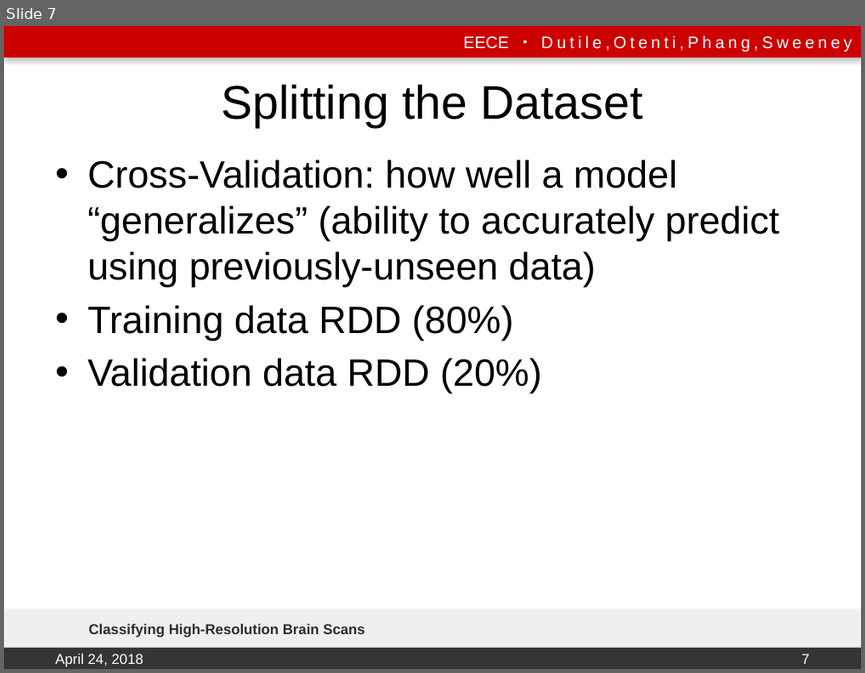
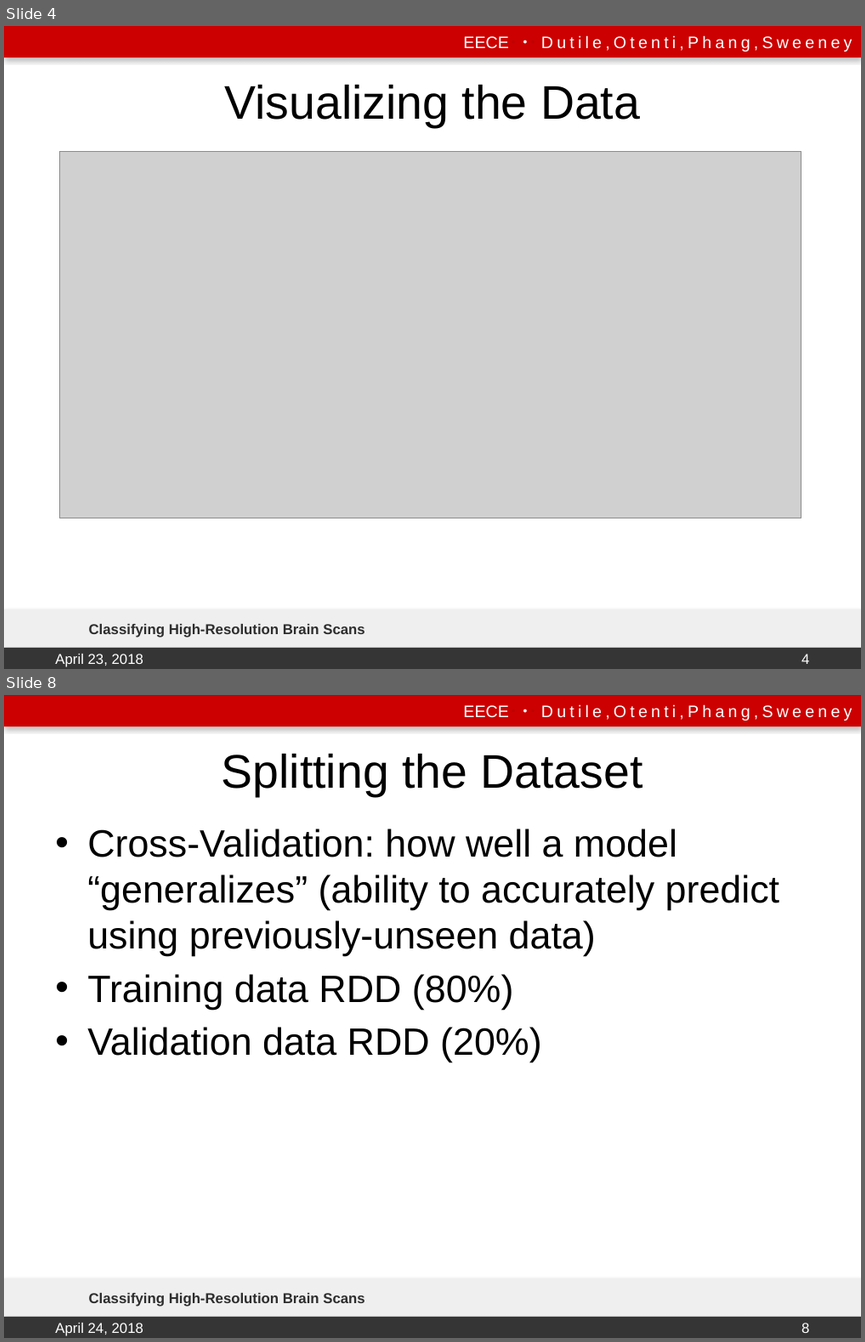
Before and after one commit to emily-jean/ml-brains, a slide deck: presentation/DutileOtentiPhangSweeney.pptx. Shown one above the other, each under a label of ours: slide 7 before the commit, slides 4 and 8 after it; the slides between them are not shown. The pictures are 865x673 and 865x1342 pixels, drawn with LibreOffice and Linux fonts; fonts in the diff are those of the drawing; grey boxes stand for pictures; background and template pictures are left out. Boxes give left, top, right and bottom in pixels: in the first picture for what was removed or moved away, otherwise in the second. Text is boxed around its words. In the diff, an @@ line names an element or a change of style, - is before the commit and + after.

```diff
--- a/presentation/DutileOtentiPhangSweeney.pptx
+++ b/presentation/DutileOtentiPhangSweeney.pptx
@@ slide 4 added at bbox=[4, 26, 861, 669], background #FFFFFF; not listed: 4 template elements that a slide beside it also shows @@
@@ title added at bbox=[224, 84, 640, 127], 39.6 pt, text #000000 @@
+Visualizing the Data
@@ picture added at bbox=[60, 152, 800, 519] @@
@@ text added at bbox=[89, 624, 364, 637], 12 pt, text #2D2D2D, bold @@
+Classifying High-Resolution Brain Scans
@@ text added at bbox=[55, 653, 143, 667], 12 pt, text #FFFFFF @@
+April 23, 2018
@@ page number added at bbox=[801, 653, 809, 664], 12 pt, text #FFFFFF @@
+4
@@ what was slide 7 is now slide 8 @@
@@ page number at bbox=[801, 1322, 809, 1333]: text changed @@
-7
+8
```
Also in this commit, not shown: 9 slides changed, 1 other slide added, 8 other files.
